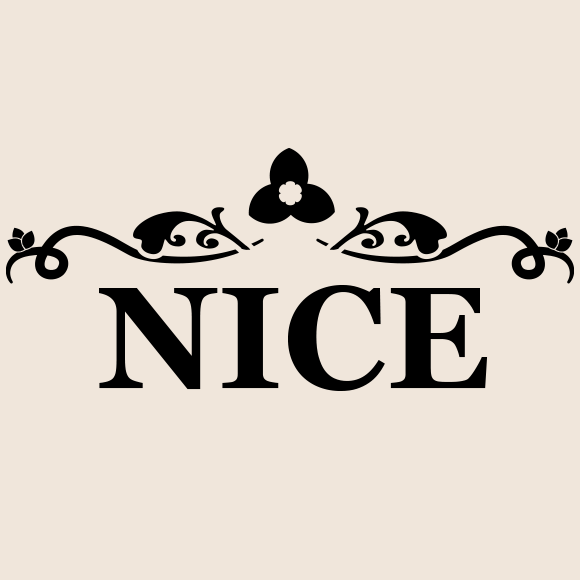
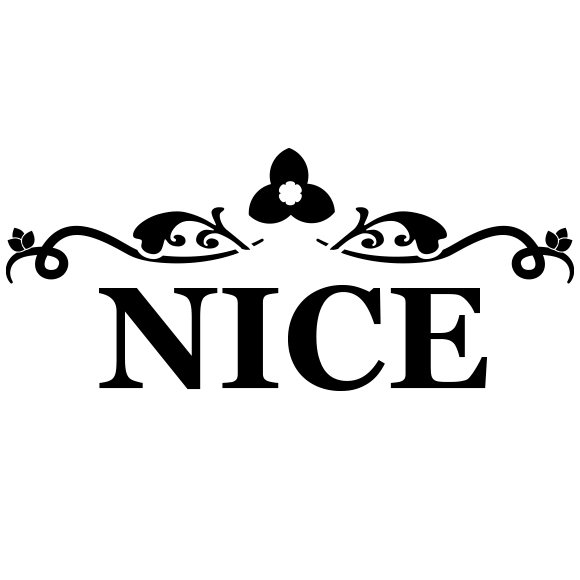
Two versions of the same layered image (580 × 580). Layer-by-layer changes:
painted on "Rectangle 1" over [0, 0, 580, 580]